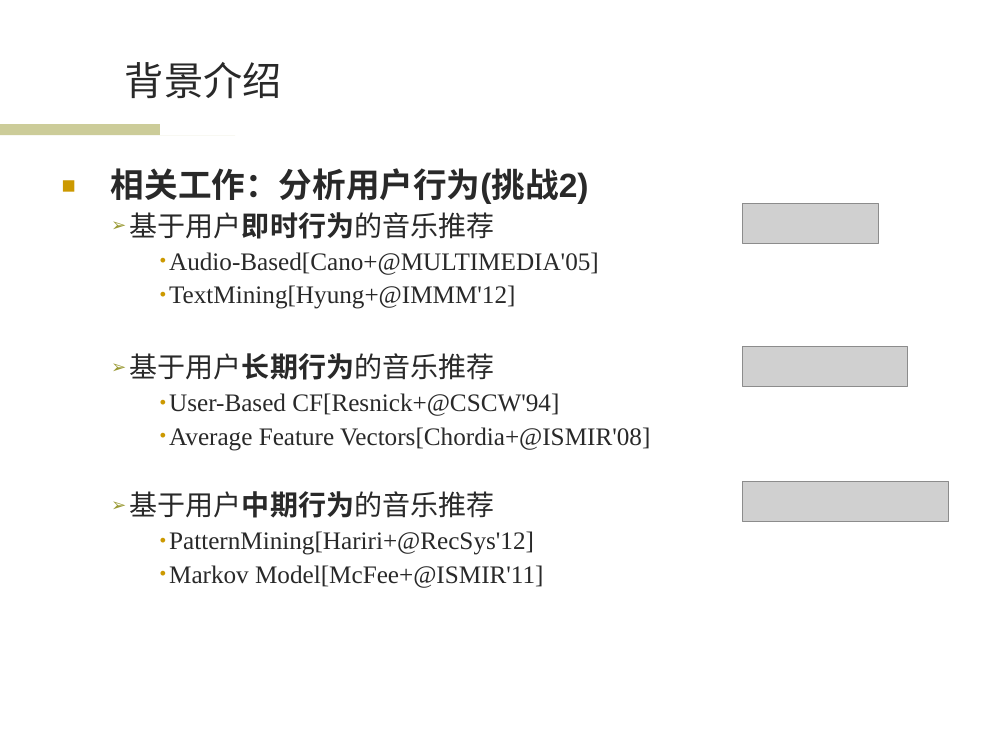
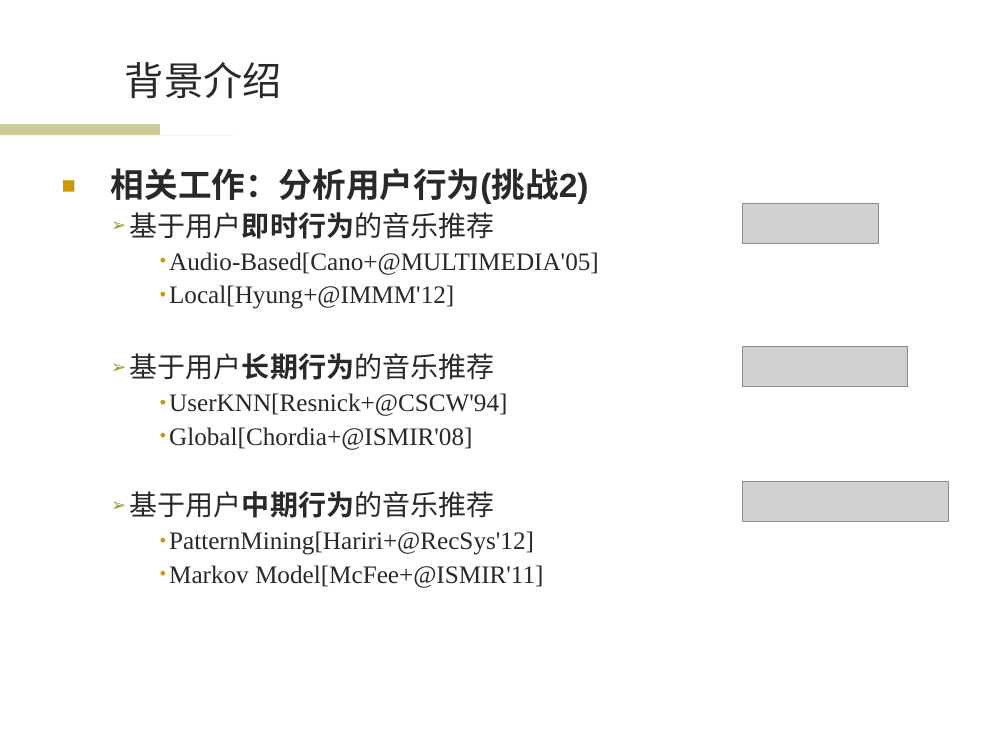
Before and after one commit to wwssttt/NJUThesis, a slide deck: slide 6 of ppt/一种基于时间序列分析的个性化音乐推荐系统及其实现.ppt. Drawn at 1008x756 pixels with LibreOffice and Linux fonts; fonts in the diff are those of the drawing; grey boxes stand for pictures; background and template pictures are left out. Boxes give left, top, right and bottom in pixels: in the first picture for what was removed or moved away, otherwise in the second. Text is boxed around its words. In the diff, an @@ line names an element or a change of style, - is before the commit and + after.

Commit message:
ppt4.0

```diff
--- a/ppt/一种基于时间序列分析的个性化音乐推荐系统及其实现.ppt
+++ b/ppt/一种基于时间序列分析的个性化音乐推荐系统及其实现.ppt
@@ text at [169, 285, 454, 309]: text changed @@
-    • TextMining[Hyung+@IMMM'12]
+    • Local[Hyung+@IMMM'12]
@@ text at [169, 393, 507, 450]: text changed @@
-    • User-Based CF[Resnick+@CSCW'94]
-    • Average Feature Vectors[Chordia+@ISMIR'08]
+    • UserKNN[Resnick+@CSCW'94]
+    • Global[Chordia+@ISMIR'08]
```
Also in this commit, not shown: 2 other slides changed, 1 slide added.
